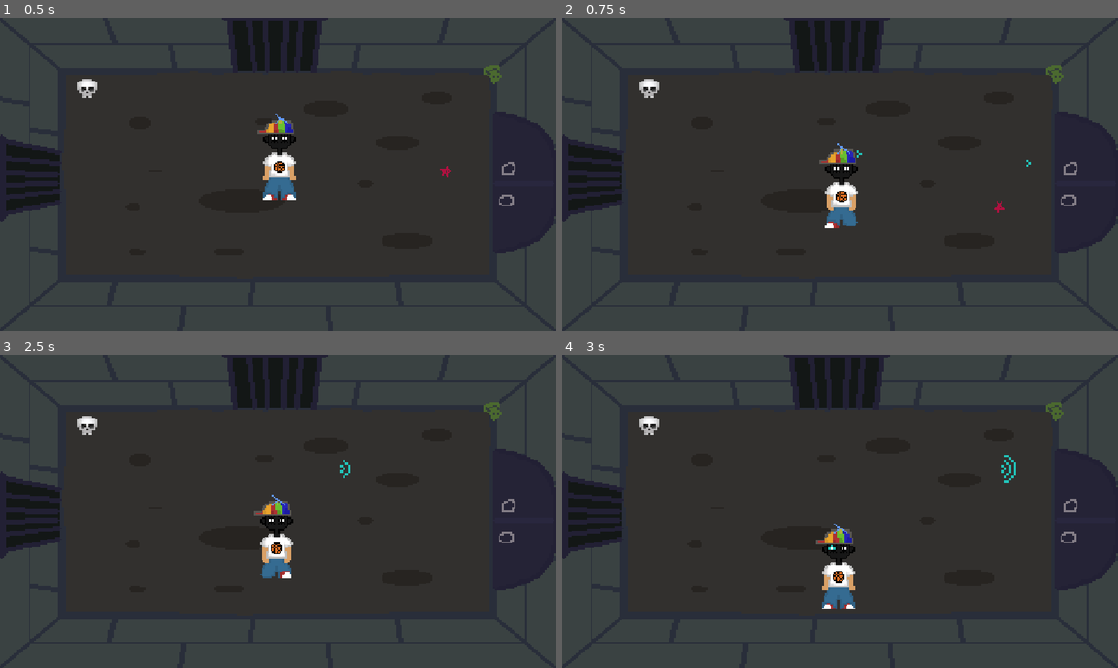
Above: before the commit, frames 1-4 (two rows, left to right).
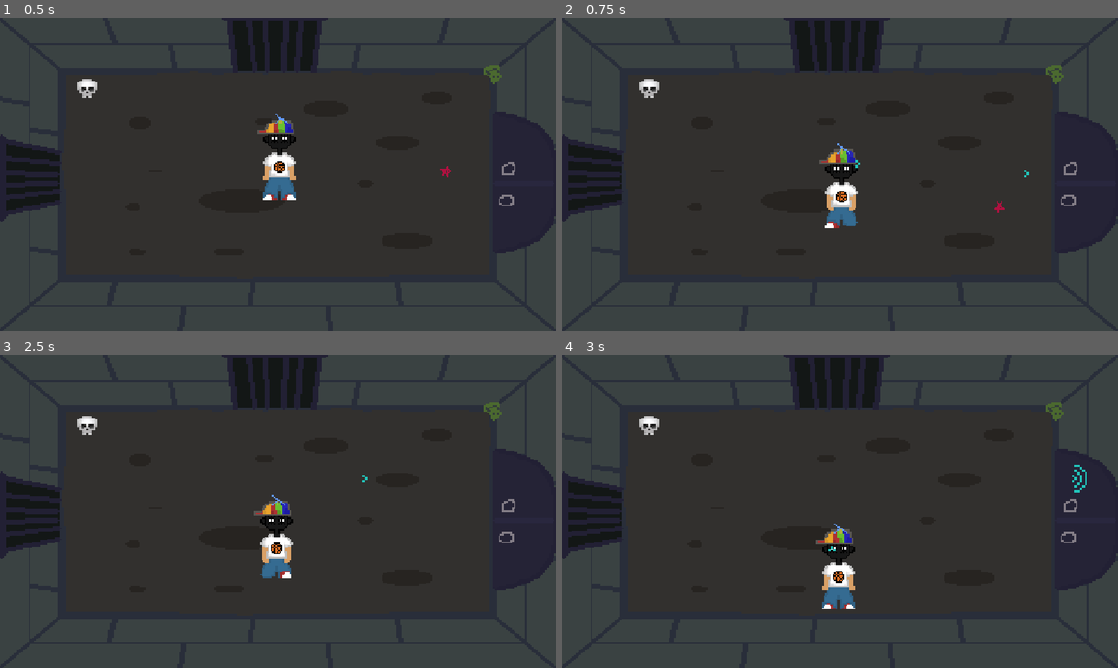
Above: after the commit, the same moments.

Repository: Skeleblob/BraveMathie
Game: Godot game, scene res://SpriteSheets/game/main.tscn
Two runs of this game, one before a commit and one after it. Both use one fixed random seed, a clock stepped at 60 frames per second and the inputs below.
Inputs:
- Up to frame 1 (0.5 s): no input
- Up to frame 2 (0.75 s): tap Enter at 0.5 s; hold Right (shoot_right) from 0.53 s (still down); hold S (walk_front) from 0.53 s (still down)
- Up to frame 3 (2.5 s): release Right (shoot_right) at 1.28 s; release S (walk_front) at 1.28 s; hold Down (shoot_down) 1.28-2.03 s; tap S (walk_front) at 1.35 s; tap Space at 2 s; hold Right (shoot_right) from 2.03 s (still down); hold S (walk_front) from 2.03 s (still down)
- Up to frame 4 (3 s): release Right (shoot_right) at 2.78 s; release S (walk_front) at 2.78 s; hold Up (shoot_up) from 2.78 s (still down); tap S (walk_front) at 2.85 s

Frame 1 is identical in both runs. In frame 2, less than 0.1% of the frame differs, in the area x 52-85%, y 42-51%; in frame 3, less than 0.1%; in frame 4, 0.2%, in the area x 47-95%, y 32-63%.

Commit message:
attack fixes
attack fixes

Diff:
--- a/brave-mathie/Scripts/attacks/attack.gd
+++ b/brave-mathie/Scripts/attacks/attack.gd
@@ -1,7 +1,7 @@
 class_name Attack
 extends Area2D
 
-@export var speed: float = 400.0
+@export var speed: float = 600.0
 @export var hit_damage: float = 10.0
 var direction: Vector2 = Vector2.ZERO
 
--- a/brave-mathie/SpriteSheets/game/player.gd
+++ b/brave-mathie/SpriteSheets/game/player.gd
@@ -49,20 +49,26 @@
 func shoot():
 	if not can_shoot:
 		return
+
+	can_shoot = false
+
+	await get_tree().create_timer(0.08).timeout
+
 	var direction = Input.get_vector(
 		"shoot_left",
 		"shoot_right",
 		"shoot_up",
 		"shoot_down"
 	)
-	if direction == Vector2.ZERO:
-		return
-	can_shoot = false
-	var attack = PLAYER_ATTACK.instantiate()
-	attack.direction = direction.normalized()
-	attack.global_position = global_position
-	attack.rotation = direction.angle() + deg_to_rad(180)
 
-	get_tree().current_scene.add_child(attack)
+	if direction != Vector2.ZERO:
+		var attack = PLAYER_ATTACK.instantiate()
+
+		attack.direction = direction.normalized()
+		attack.global_position = global_position
+		attack.rotation = direction.angle() + deg_to_rad(180)
+
+		get_tree().current_scene.add_child(attack)
+
 	await get_tree().create_timer(attack_cooldown).timeout
 	can_shoot = true
--- a/brave-mathie/SpriteSheets/game/player_attack.tscn
+++ b/brave-mathie/SpriteSheets/game/player_attack.tscn
@@ -218,6 +218,8 @@
 }]
 
 [node name="PlayerAttack" type="Area2D" unique_id=1020636906]
+collision_layer = 4
+collision_mask = 2
 script = ExtResource("1_pag5s")
 
 [node name="CollisionShape2D" type="CollisionShape2D" parent="." unique_id=1384120078]
